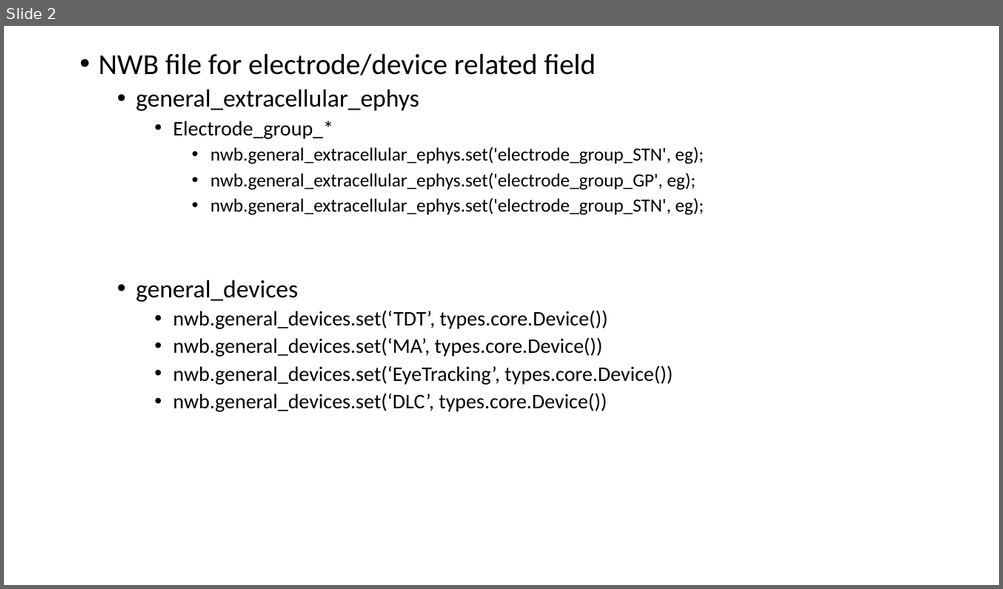
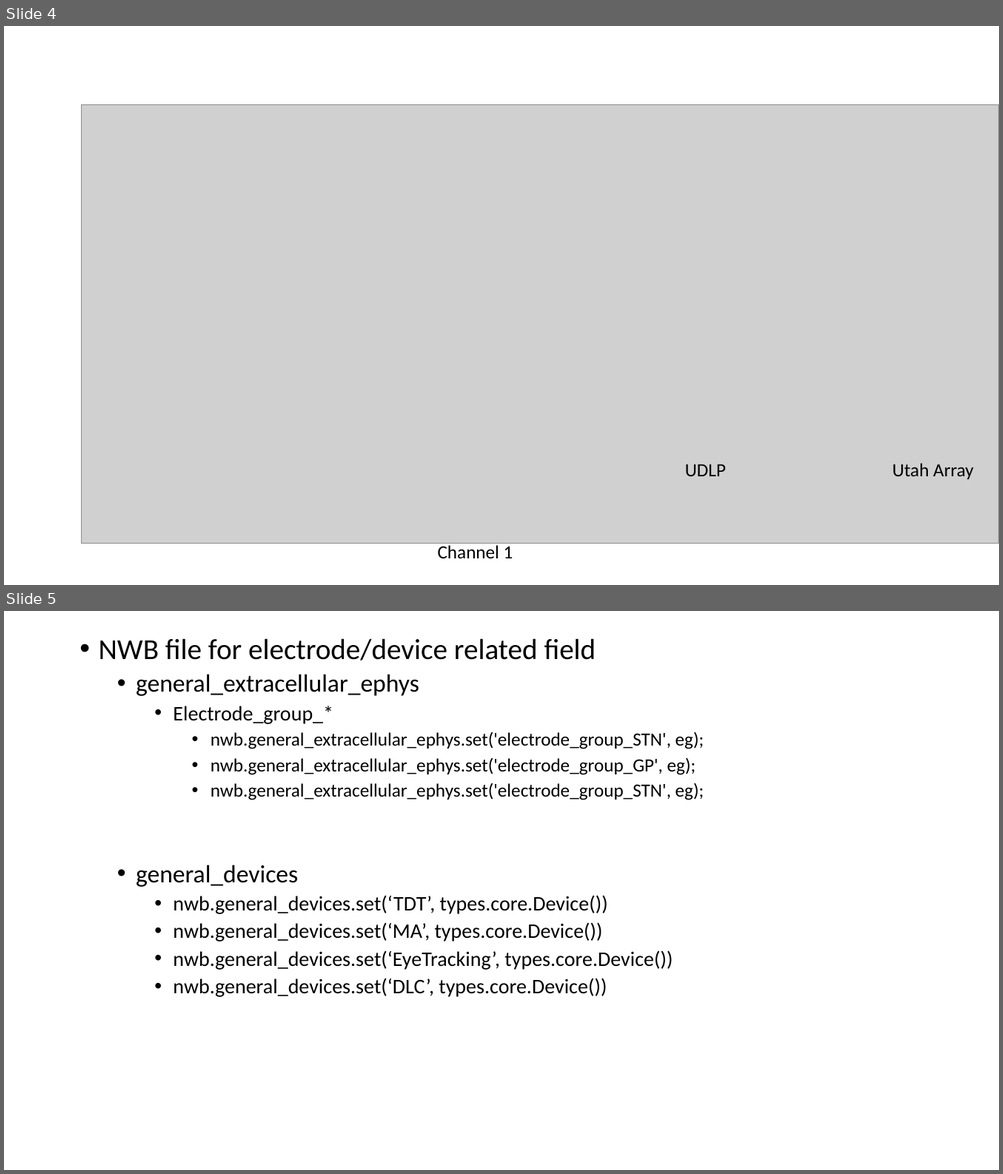
Before and after one commit to yangll0620/NMRCNWBStandardization, a slide deck: NWBUnderstanding.pptx. Shown one above the other, each under a label of ours: slide 2 before the commit, slides 4 and 5 after it. The pictures are 1003x589 and 1003x1174 pixels, drawn with LibreOffice and Linux fonts; fonts in the diff are those of the drawing; grey boxes stand for pictures. Boxes give left, top, right and bottom in pixels: in the first picture for what was removed or moved away, otherwise in the second. Text is boxed around its words. In the diff, an @@ line names an element or a change of style, - is before the commit and + after.

```diff
--- a/NWBUnderstanding.pptx
+++ b/NWBUnderstanding.pptx
@@ slide 4 added at [4,26,999,585], background #FFFFFF @@
@@ picture added at [81,104,999,544] @@
@@ text added at [685,465,726,477], 18 pt, text #000000 @@
+UDLP
@@ text added at [892,463,973,480], 18 pt, text #000000 @@
+Utah Array
@@ text added at [438,543,513,560], 18 pt, text #000000 @@
+Channel 1
@@ what was slide 2 is now slide 5 @@
```
Also in this commit, not shown: 2 other slides added, 2 other files.
